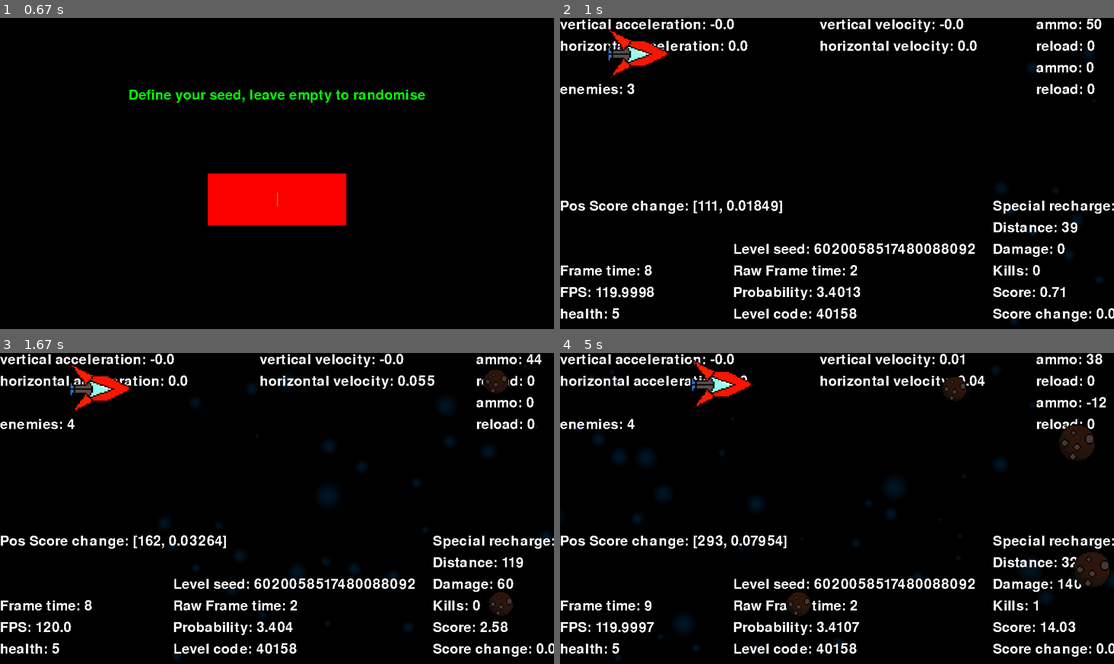
Above: before the commit, frames 1-4 (two rows, left to right).
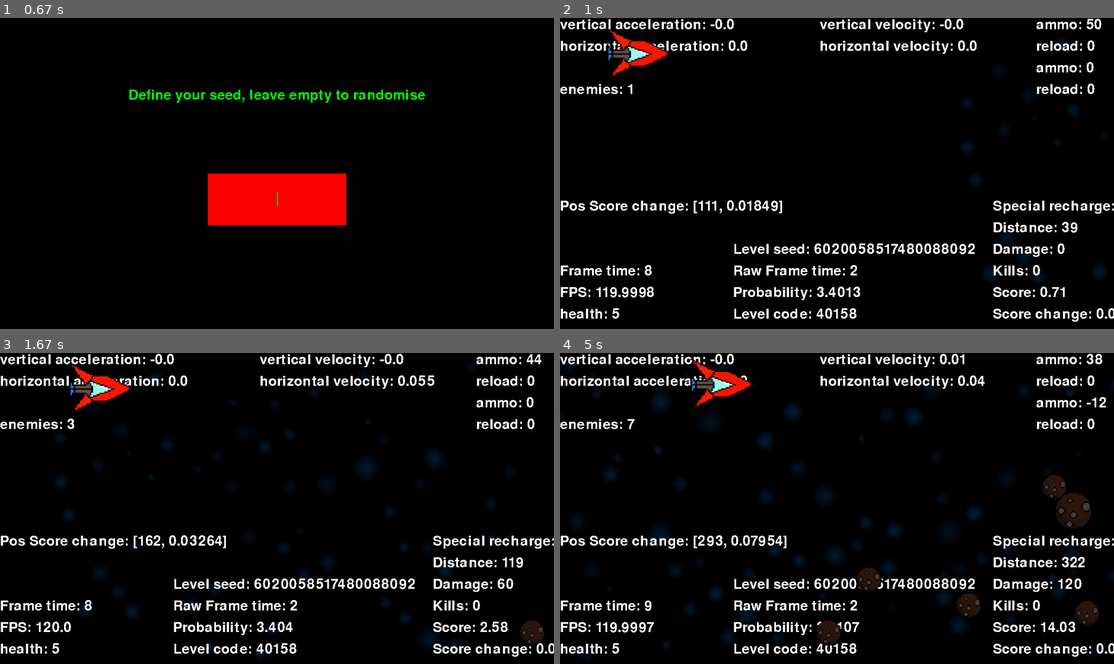
Above: after the commit, the same moments.

Repository: Ar-e-k/space-game
Game: pygame game, started from main.py
Two runs of this game, one before a commit and one after it. Both use one fixed random seed, a clock stepped at 60 frames per second and the inputs below.
Inputs (mouse positions are in pixels of both pictures, inside the frame that each line leads up to):
- Up to frame 1 (0.67 s): click (155, 52) at 0.38 s
- Up to frame 2 (1 s): tap Enter at 0.67 s
- Up to frame 3 (1.67 s): hold D 1-1.47 s; tap J at 1.55 s
- Up to frame 4 (5 s): hold W 1.88-2.18 s; hold Up 1.88-2.18 s; tap Space at 1.95, 2.28, 2.58, 3.35, 3.65, 3.78, 4.18, 4.48, 4.85 s; tap J at 2.03, 3.43, 4.93 s; hold D 2.22-2.68 s; hold Right 2.22-2.68 s; tap K at 2.37, 3.87 s; hold Left 3.28-3.68 s; hold Up 3.72-4.08 s; hold Right 4.12-4.75 s; hold Left from 4.78 s (still down)

Frame 1 is identical in both runs. In frame 2, 0.6% of the frame differs, in the area x 12-99%, y 6-99%; in frame 3, 2.3%; in frame 4, 5.8%, in the area x 0-100%, y 3-99%.

Commit message:
changing the background stars

Diff:
--- a/main.py
+++ b/main.py
@@ -663,8 +663,7 @@
         img="test1.png"
         #img="star2.png"
         self.img=pygame.image.load("Models/Back/"+img).convert_alpha()
-        self.img.set_alpha(128)
-        self.bc=[1, 8, [], img, screen_x, screen_y]
+        self.bc=[1, 10, [10, 70], img, screen_x, screen_y]
 
         self.all_bc=[]
 
@@ -840,12 +839,8 @@
 
     def add_stars(self):
         rem=[]
-        if randint(0, 100)>70:
-            po=(1/2)
-            size=uniform(10**po, 70**po)
-            size=int(size**(1/po))
+        if randint(0, 100)>40:
             stats=copy(self.bc)
-            stats[2]=[size, size]
             new_bc=sprites.star(stats, self.img)
             for bc in self.all_bc:
                 if bc.return_box().colliderect(new_bc.return_box()):
@@ -1168,7 +1163,7 @@
 def main():
     pygame.init()
     pygame.display.set_caption("Space game")
-    screen=pygame.display.set_mode((0, 0))#, pygame.FULLSCREEN)
+    screen=pygame.display.set_mode((0, 0), pygame.FULLSCREEN)
     global screen_x, screen_y #globalises the hight and the width of the screen
     screen_x, screen_y=pygame.display.Info().current_w, pygame.display.Info().current_h
 
--- a/sprites.py
+++ b/sprites.py
@@ -1,6 +1,6 @@
 from copy import copy
 import pygame
-from random import randint
+from random import randint, uniform
 
 class player:
 
@@ -366,7 +366,19 @@
 
 class star(enemy):
 
+    def randomise(self, mi, ma, po):
+        out=uniform(mi**po, ma**po)
+        out=int(out**(1/po))
+        return out
+
+
     def __init__(self, inputs, image):
+        size=inputs[2]
+        size1=self.randomise(size[0], size[1], 1/2)
+        size2=self.randomise(size[0], size[1], 2)
+        size=int((size1+size2)/2)
+        inputs[2]=[size, size]
+
         health, speed, size, img, screen_x, screen_y=inputs
 
         self.health=health
@@ -379,4 +391,6 @@
         #self.img=pygame.image.load("Models/Back/"+img).convert_alpha()
         #self.img=pygame.image.load("Models/Enemies/"+img).convert_alpha()
         #self.img.set_alpha(128)
+        alph=self.randomise(48, 160, 1/3)
+        self.img.set_alpha(randint(64, 160))
         self.img=pygame.transform.scale(self.img, self.size)
--- /dev/null
+++ b/tests.py
@@ -0,0 +1,23 @@
+from random import uniform
+
+def randomise(mi, ma, po):
+    out=uniform(mi**po, ma**po)
+    out=int(out**(1/po))
+    return out
+
+
+if __name__=="__main__":
+    mi=10
+    ma=70
+    po=2
+    samp=100000
+
+    dic=dict(zip([i for i in range(mi, ma)], [0 for i in range(mi, ma)]))
+
+    for i in range(samp):
+        key1=randomise(mi, ma, po)
+        key2=randomise(mi, ma, 1/(po*8))
+        key=int((key1+key2)/2)
+        dic[key]+=1
+
+    print(dic)
Not shown, changed: Scores/saves.scores
